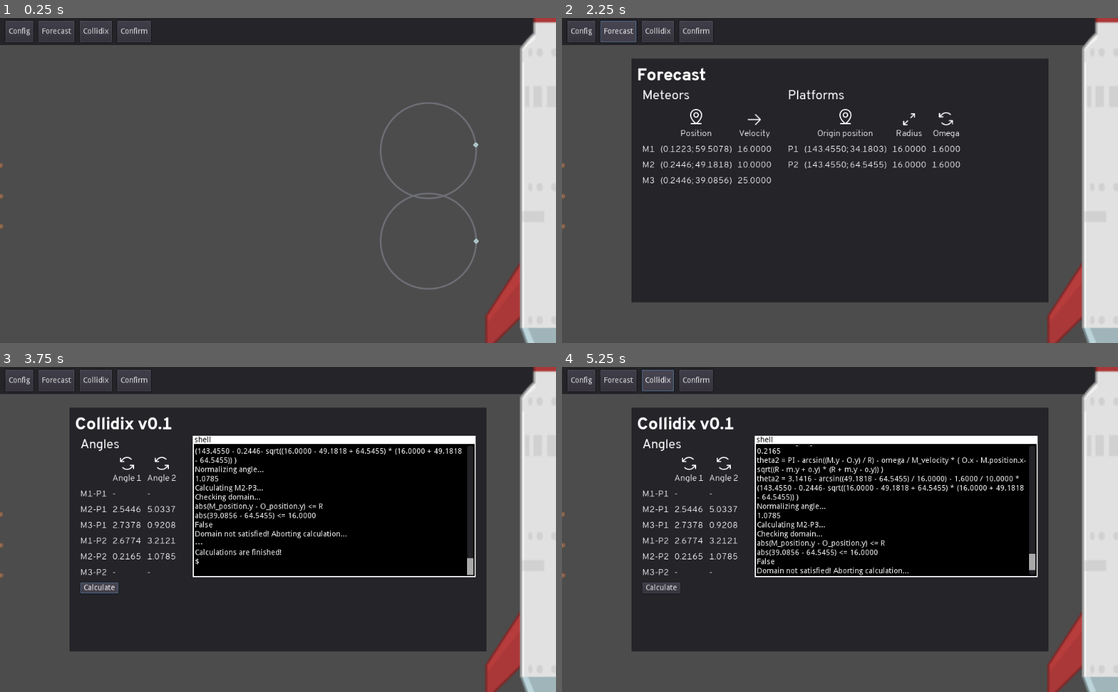
Above: before the commit, frames 1-4 (two rows, left to right).
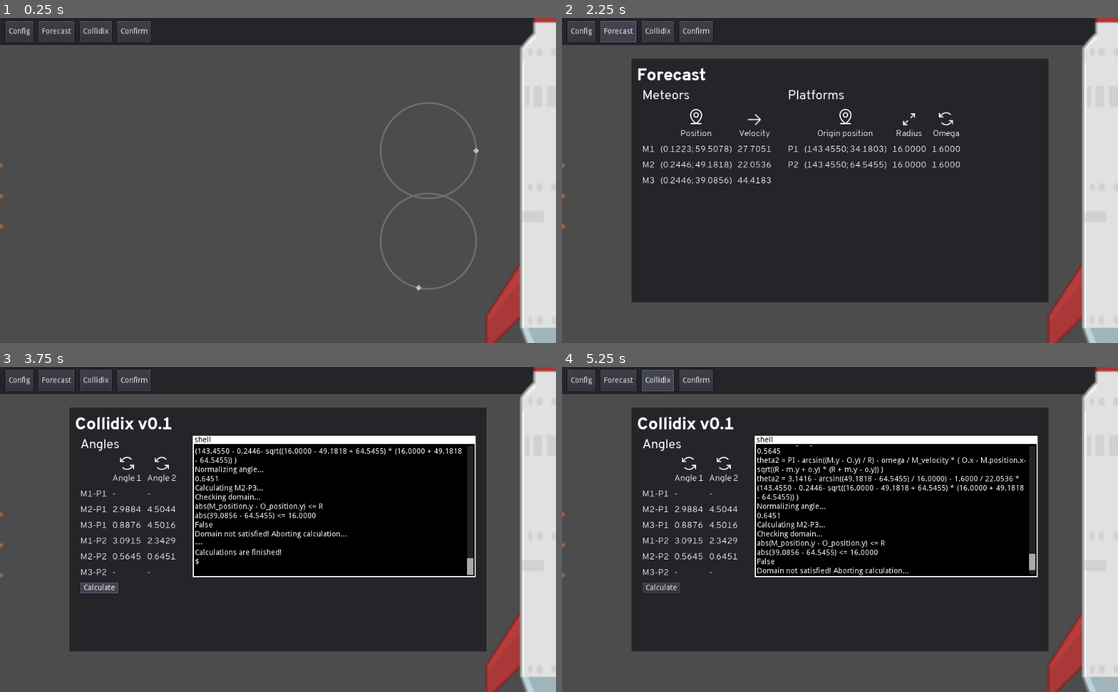
Above: after the commit, the same moments.

Repository: DrgnInventor/celestiarc
Game: Godot game, scene res://scenes/Levels/Level4.tscn
Same seed, same stepped clock (60 frames per second), same inputs: the game is played once before the commit and once after it. This scene is started directly instead of the project's main scene. The engine's default icon, where the game draws it, is replaced by a stand-in: a white triangle on a blue panel in a dark square.
Inputs:
- Up to frame 1 (0.25 s): no input
- Up to frame 2 (2.25 s): click "Confirm" at 0.5 s; click "Confirm" at 1.25 s; click "Forecast" at 2 s
- Up to frame 3 (3.75 s): click "Collidix" at 2.75 s; click "Calculate" at 3.5 s
- Up to frame 4 (5.25 s): click "Forecast" at 4.25 s; click "Collidix" at 5 s

The runs differ from the first frame. In frame 1, less than 0.1% of the frame differs, in the area x 74-87%, y 38-84%; in frame 2, 0.2%; in frame 3, 0.4%; in frame 4, 0.4%, in the area x 20-82%, y 25-60%.

Commit message:
winable lvl2

Diff:
--- a/scenes/Levels/Level4.tscn
+++ b/scenes/Levels/Level4.tscn
@@ -21,15 +21,15 @@
 
 [node name="Meteor" parent="Meteors" index="0"]
 position = Vector2( 0.6727, 272.707 )
-velocity = 16.0
+velocity = 27.7051
 canon_coord = Vector2( 0.122309, 59.5078 )
 
 [node name="Meteor2" parent="Meteors" index="1"]
 position = Vector2( 1.3454, 329.5 )
-velocity = 10.0
+velocity = 22.0536
 canon_coord = Vector2( 0.244618, 49.1818 )
 
 [node name="Meteor3" parent="Meteors" index="2"]
 position = Vector2( 1.3454, 385.029 )
-velocity = 25.0
+velocity = 44.4183
 canon_coord = Vector2( 0.244618, 39.0856 )
--- a/scripts/BaseLevel.gd
+++ b/scripts/BaseLevel.gd
@@ -43,8 +43,8 @@
 	forecast_overlay.gen_tables(current_meteors, current_platforms)
 
 	var m = current_meteors[1] # Meteor whose velocity I want to change
-	var p = current_platforms[1] # Platform on which meteor will collide
-	var theta = .1234 # the rotational_offset I want to get
+	var p = current_platforms[0] # Platform on which meteor will collide
+	var theta = 4.506 # the rotational_offset I want to get
 	print("meteor name: ", m.name)
 	print("platform name: ", p.name)
 	p.rotational_offset = theta
